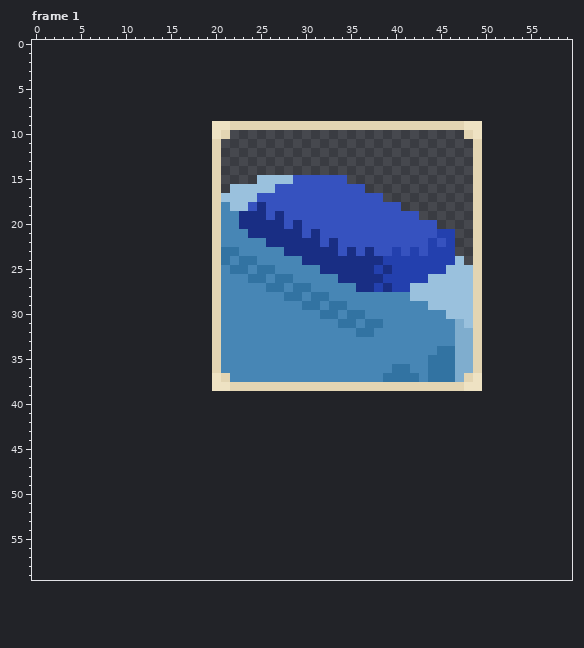
Pixel-art file, stored at Assets/Sprites/Environment/Options/Furniture/.BedOption.aseprite. That is the earlier state.
30x30 pixels, 3 frames. Shown: frame 1. The old version is drawn lined up with the new one, on the new canvas. The commit also changed other frames, which this record leaves out.
The same view after the edit:
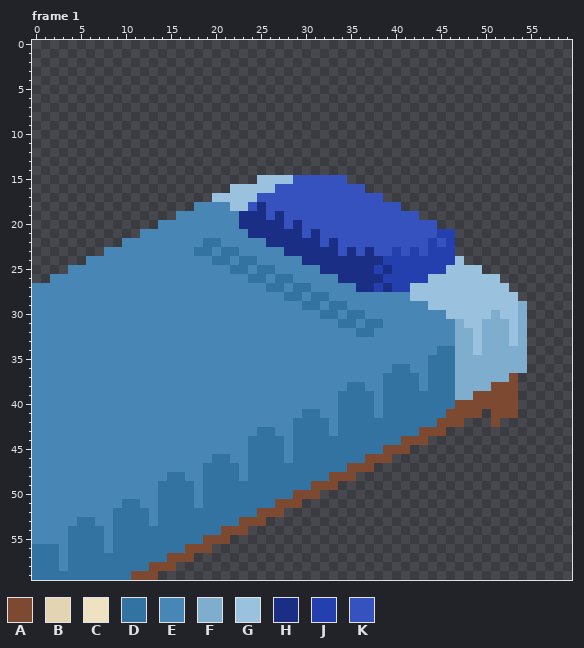
Palette (. is transparent): A #7d4a31  B #e3d5b3  C #eee2c3  D #3273a2  E #4786b5  F #7fadce  G #9ac1dd  H #192e84  J #2340ae  K #3652bf
Difference:
canvas 30x30 -> 60x60, the old top-left corner now at 20,9
Changed rows in their new state; - is an unchanged pixel.
Frame 1:
first column x 0:
 9 --------------------..............................-----
10 --------------------..--------------------------..-----
11 --------------------.----------------------------.-----
12 --------------------.----------------------------.-----
13 --------------------.----------------------------.-----
14 --------------------.----------------------------.-----
15 --------------------.----------------------------.-----
16 --------------------.----------------------------.-----
17 --------------------G----------------------------.-----
18 ------------------EEE----------------------------.-----
19 ----------------EEEEE----------------------------.-----
20 --------------EEEEEEE----------------------------.-----
21 ------------EEEEEEEEE----------------------------.-----
22 ----------EEEEEEEEEDD----------------------------.-----
23 --------EEEEEEEEEEDDE----------------------------.-----
24 ------EEEEEEEEEEEEEED----------------------------.-----
25 ----EEEEEEEEEEEEEEEEE----------------------------G-----
26 --EEEEEEEEEEEEEEEEEEE----------------------------GGG---
27 EEEEEEEEEEEEEEEEEEEEE----------------------------GGGG--
28 EEEEEEEEEEEEEEEEEEEEE----------------------------GGGGG-
29 EEEEEEEEEEEEEEEEEEEEE----------------------------GGGGGF
30 EEEEEEEEEEEEEEEEEEEEE----------------------------GGFGGF
31 EEEEEEEEEEEEEEEEEEEEE----------------------------GFFFGF
32 EEEEEEEEEEEEEEEEEEEEE----------------------------GFFFGF
33 EEEEEEEEEEEEEEEEEEEEE----------------------------GFFFGF
34 EEEEEEEEEEEEEEEEEEEEE----------------------------GFFFFF
35 EEEEEEEEEEEEEEEEEEEEE----------------------------FFFFFF
36 EEEEEEEEEEEEEEEEEEEEE----------------------------FFFFFF
37 EEEEEEEEEEEEEEEEEEEEEE--------------------------FFFFFA-
38 EEEEEEEEEEEEEEEEEEEEEEEEEEEEEEEEEEEDDEEDDDDEDDDFFFFAAA-
39 EEEEEEEEEEEEEEEEEEEEEEEEEEEEEEEEEEDDDDEDDDDDDDDFFAAAAA-
40 EEEEEEEEEEEEEEEEEEEEEEEEEEEEEEEEEEDDDDEDDDDDDDDAAAAAAA-
41 EEEEEEEEEEEEEEEEEEEEEEEEEEEEEEDDEEDDDDEDDDDDDDAAAA-AAA-
42 EEEEEEEEEEEEEEEEEEEEEEEEEEEEEDDDDEDDDDDDDDDDDAAA---A---
43 EEEEEEEEEEEEEEEEEEEEEEEEEDDEEDDDDEDDDDDDDDDAAA---------
44 EEEEEEEEEEEEEEEEEEEEEEEEDDDDEDDDDDDDDDDDDAAA-----------
45 EEEEEEEEEEEEEEEEEEEEEEEEDDDDEDDDDDDDDDDAAA-------------
46 EEEEEEEEEEEEEEEEEEEEDDEEDDDDEDDDDDDDDAAA---------------
47 EEEEEEEEEEEEEEEEEEEDDDDEDDDDDDDDDDDAAA-----------------
48 EEEEEEEEEEEEEEEDDEEDDDDEDDDDDDDDDAAA-------------------
49 EEEEEEEEEEEEEEDDDDEDDDDDDDDDDDDAAA---------------------
50 EEEEEEEEEEEEEEDDDDEDDDDDDDDDDAAA-----------------------
51 EEEEEEEEEEDDEEDDDDEDDDDDDDDAAA-------------------------
52 EEEEEEEEEDDDDEDDDDDDDDDDDAAA---------------------------
53 EEEEEDDEEDDDDEDDDDDDDDDAAA-----------------------------
54 EEEEDDDDEDDDDDDDDDDDDAAA-------------------------------
55 EEEEDDDDEDDDDDDDDDDAAA---------------------------------
56 DDDEDDDDEDDDDDDDDAAA-----------------------------------
57 DDDEDDDDDDDDDDDAAA-------------------------------------
58 DDDEDDDDDDDDDAAA---------------------------------------
59 DDDDDDDDDDDAAA-----------------------------------------
Where, in picture pixels (left, top, right, bottom), the same in both pictures:
changed: (32, 121, 527, 580)
